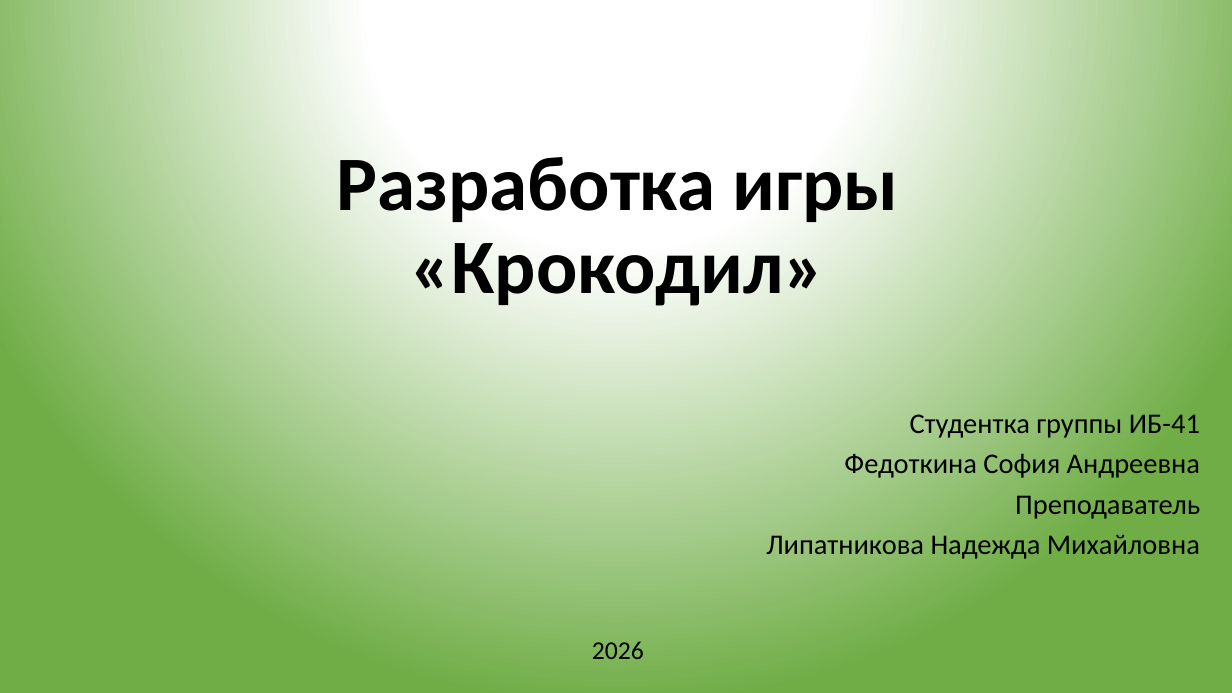
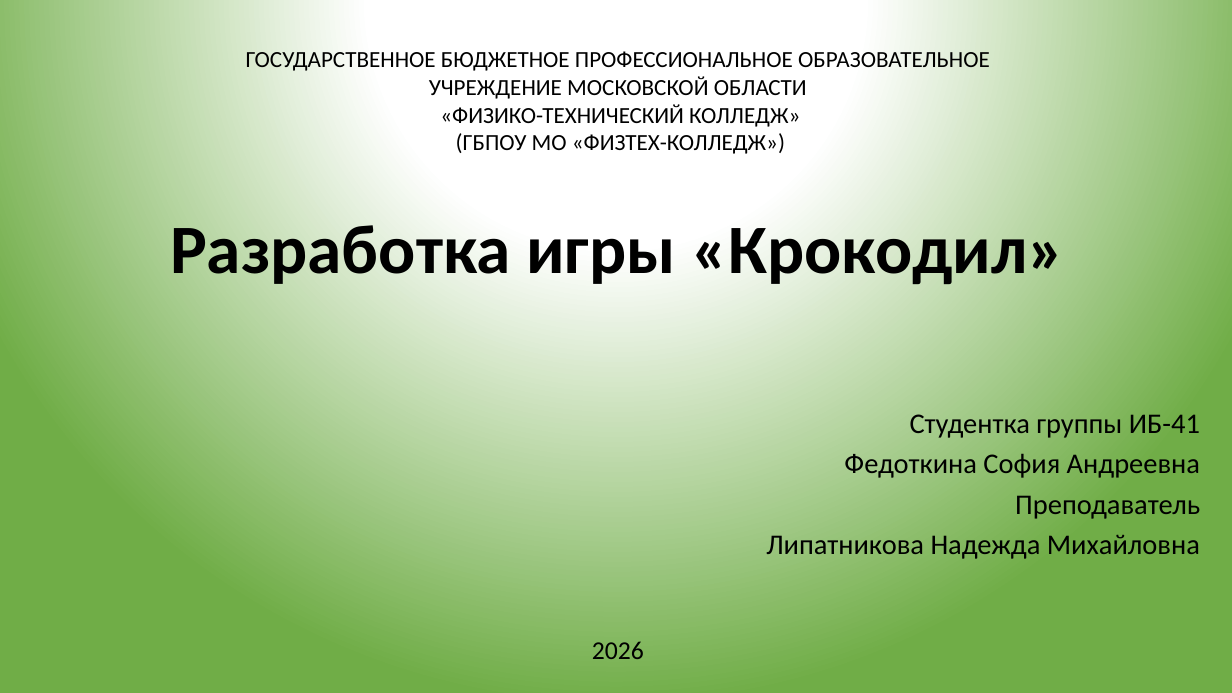
Before and after one commit to venterrsst/App-project, a slide deck: slide 1 of Проект_ОП03_Федоткина.pptx. Drawn at 1232x693 pixels with LibreOffice and Linux fonts; fonts in the diff are those of the drawing. Boxes give left, top, right and bottom in pixels: in the first picture for what was removed or moved away, otherwise in the second. Text is boxed around its words. In the diff, an @@ line names an element or a change of style, - is before the commit and + after.

```diff
--- a/Проект_ОП03_Федоткина.pptx
+++ b/Проект_ОП03_Федоткина.pptx
@@ text added at (246, 51, 990, 154), 18 pt, text #000000 @@
+ГОСУДАРСТВЕННОЕ БЮДЖЕТНОЕ ПРОФЕССИОНАЛЬНОЕ ОБРАЗОВАТЕЛЬНОЕ УЧРЕЖДЕНИЕ МОСКОВСКОЙ ОБЛАСТИ
+«ФИЗИКО-ТЕХНИЧЕСКИЙ КОЛЛЕДЖ»
+(ГБПОУ МО «ФИЗТЕХ-КОЛЛЕДЖ»)
@@ title "Разработка игры «Крокодил»": place and size @@
-title "Разработка игры «Крокодил»" at (337, 157, 898, 306)
+title "Разработка игры «Крокодил»" at (170, 215, 1064, 290)
@@ title "Разработка игры «Крокодил»" at (170, 215, 1064, 290): size 60 to 54 pt @@
```
Also in this commit, not shown: 5 other slides changed, 2 slides added, 2 slides removed, 1 other file.
